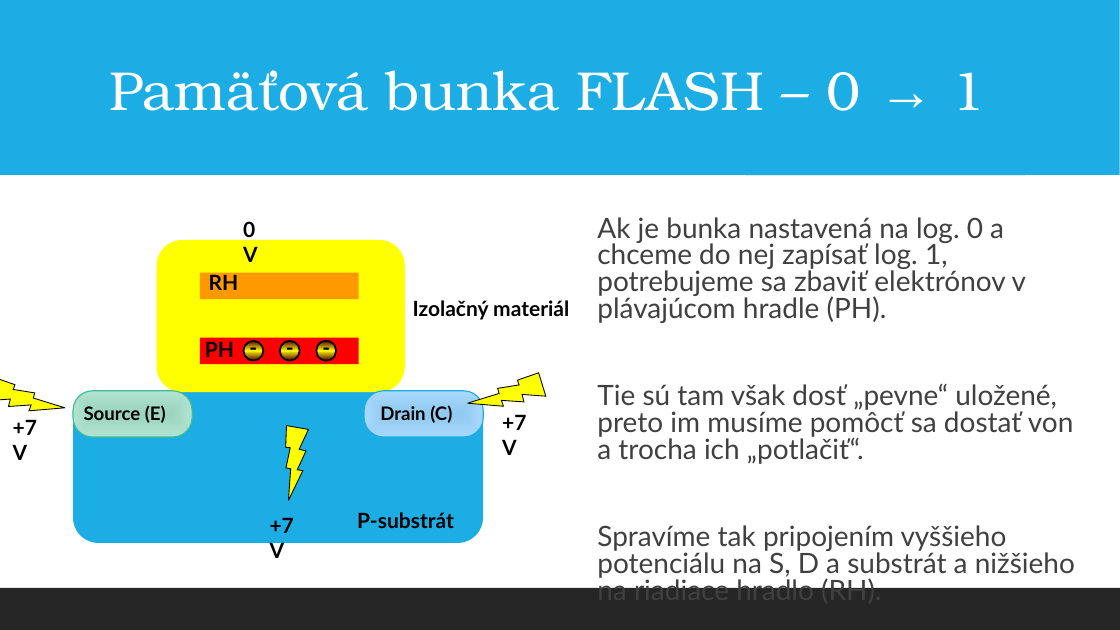
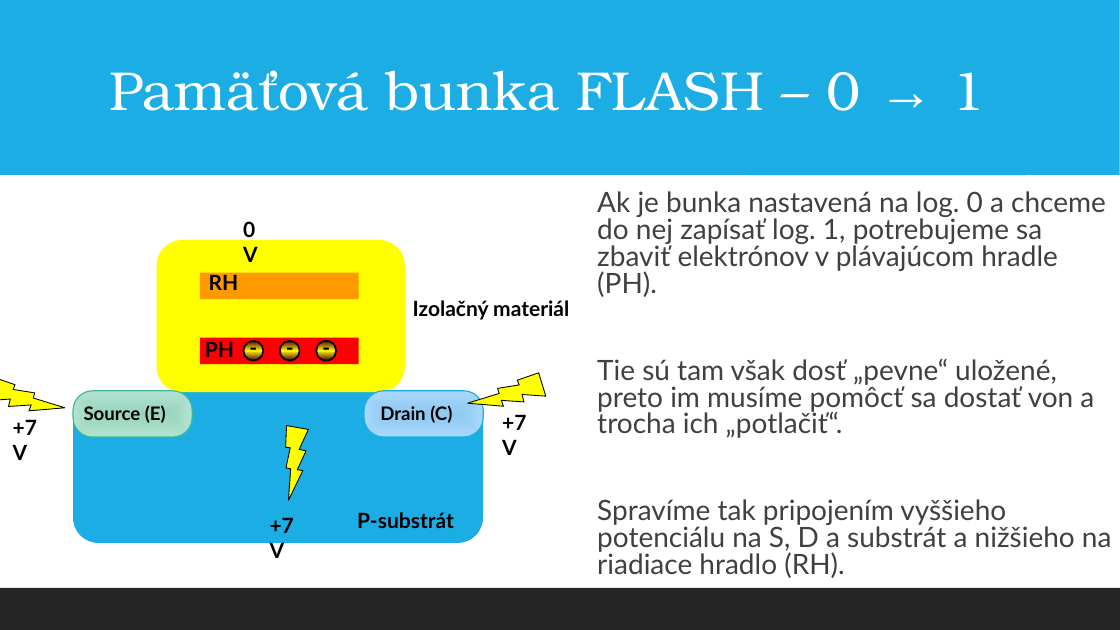
Before and after one commit to Matejejko/Skola, a slide deck: slide 17 of skola/Základy IKT systémov - hardware (ZIH)/Elektronické pamäte 11.2.ppt. Drawn at 1120x630 pixels with LibreOffice and Linux fonts; fonts in the diff are those of the drawing. Boxes give left, top, right and bottom in pixels: in the first picture for what was removed or moved away, otherwise in the second. Text is boxed around its words. In the diff, an @@ line names an element or a change of style, - is before the commit and + after.

```diff
--- a/skola/Základy IKT systémov - hardware (ZIH)/Elektronické pamäte 11.2.ppt
+++ b/skola/Základy IKT systémov - hardware (ZIH)/Elektronické pamäte 11.2.ppt
@@ text "Ak je bunka nastavená na ..." rewrapped from <box>597,217,1075,579</box> to <box>597,191,1112,578</box> @@
```
Also in this commit, not shown: 4 other slides changed, 2 other files.
